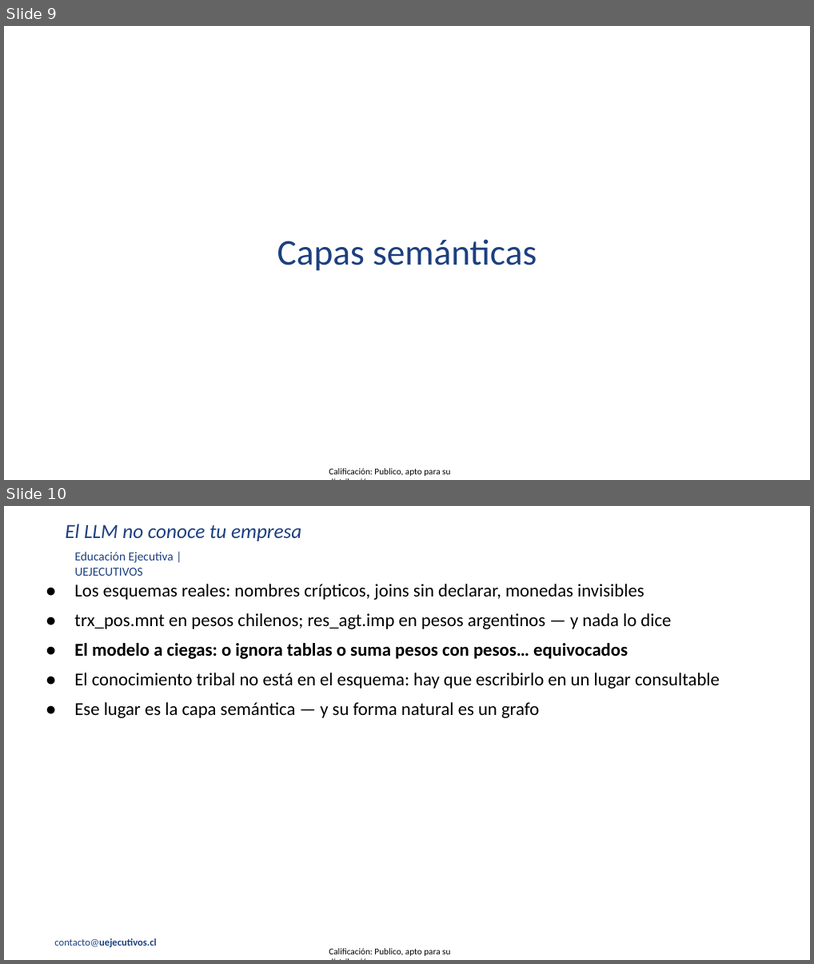
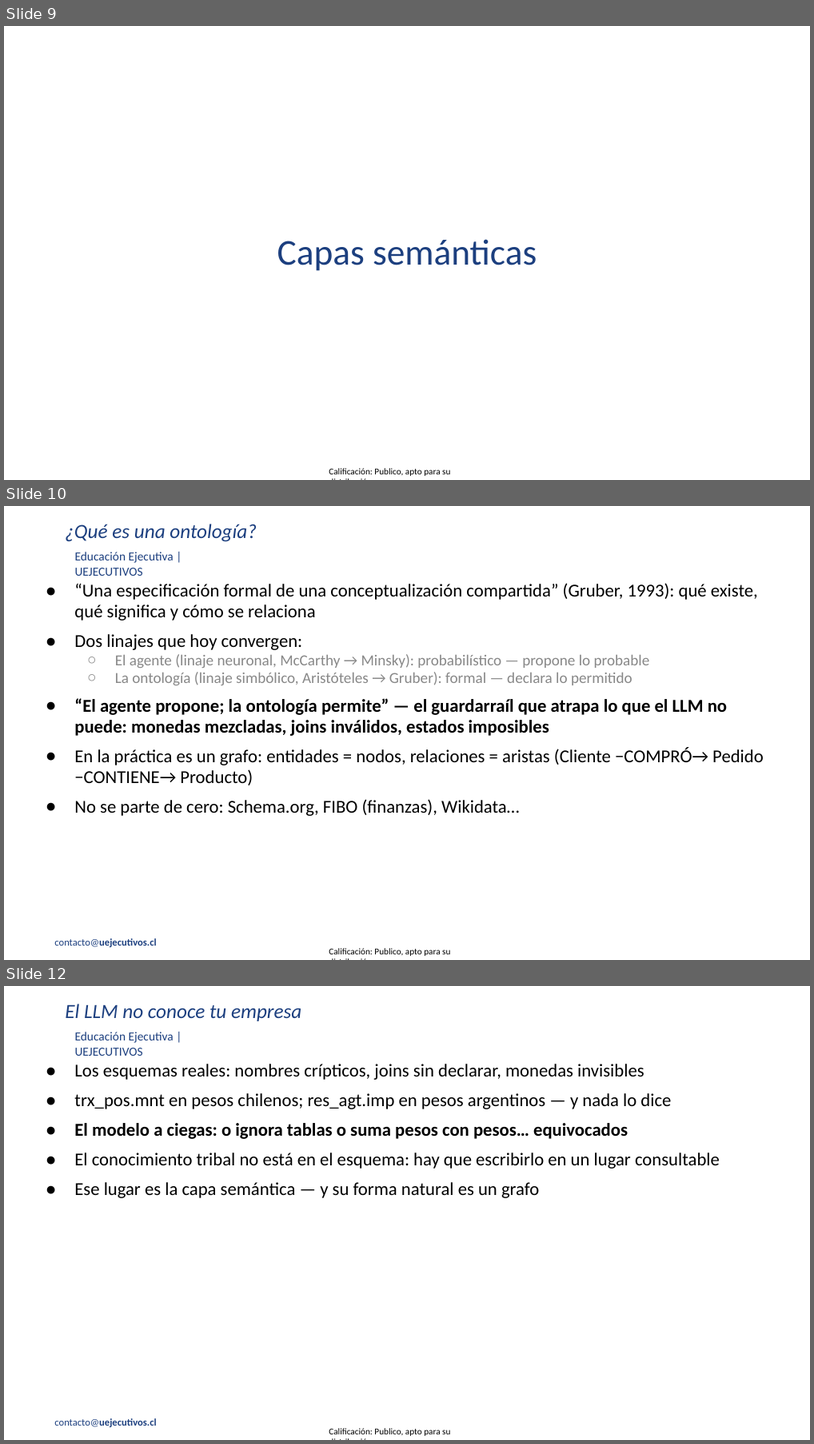
Before and after one commit to josepenam/clases-diplomado-gen-ia, a slide deck: class_5_4_integraciones/deck/deck_5_4_integraciones.pptx. Shown one above the other, each under a label of ours: slides 9 and 10 before the commit, slides 9, 10 and 12 after it; the slides between them are not shown. The pictures are 814x964 and 814x1444 pixels, drawn with LibreOffice and Linux fonts; fonts in the diff are those of the drawing; background and template pictures are left out. Boxes give left, top, right and bottom in pixels: in the first picture for what was removed or moved away, otherwise in the second. Text is boxed around its words. In the diff, an @@ line names an element or a change of style, - is before the commit and + after.

```diff
--- a/class_5_4_integraciones/deck/deck_5_4_integraciones.pptx
+++ b/class_5_4_integraciones/deck/deck_5_4_integraciones.pptx
@@ slide 10 added at (x1=4, y1=506, x2=810, y2=960), background picture (left out); not listed: 3 template elements that a slide beside it also shows @@
@@ title added at (x1=65, y1=524, x2=257, y2=542), 18 pt, text #1C3F7F, italic @@
+¿Qué es una ontología?
@@ text added at (x1=74, y1=583, x2=764, y2=816), 16.2 pt, text #000000 @@
+● “Una especificación formal de una conceptualización compartida” (Gruber, 1993): qué existe, qué significa y cómo se relaciona
+● Dos linajes que hoy convergen:
+  ○ El agente (linaje neuronal, McCarthy → Minsky): probabilístico — propone lo probable
+  ○ La ontología (linaje simbólico, Aristóteles → Gruber): formal — declara lo permitido
+● “El agente propone; la ontología permite” — el guardarraíl que atrapa lo que el LLM no puede: monedas mezcladas, joins inválidos, estados imposibles
+● En la práctica es un grafo: entidades = nodos, relaciones = aristas (Cliente −COMPRÓ→ Pedido −CONTIENE→ Producto)
+● No se parte de cero: Schema.org, FIBO (finanzas), Wikidata…
@@ what was slide 10 is now slide 12 @@
```
Also in this commit, not shown: 3 other slides added.
